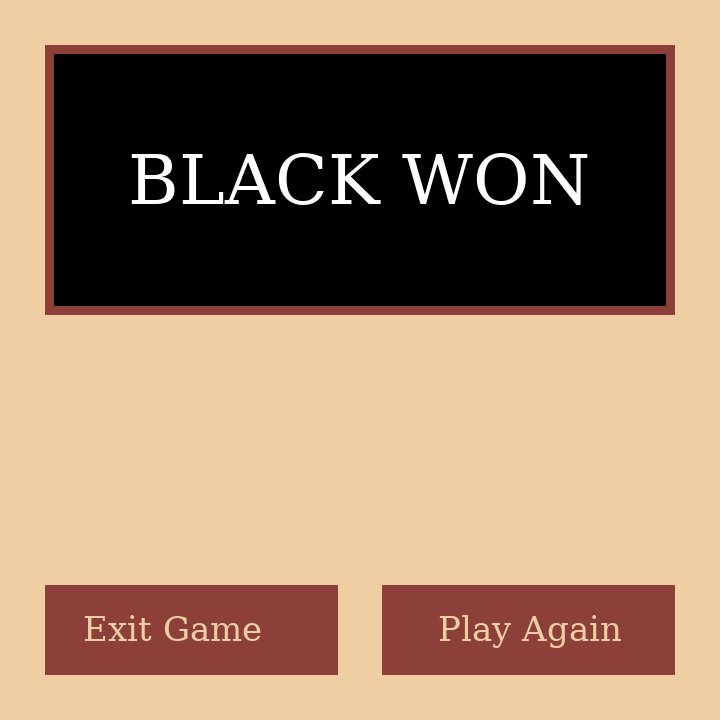
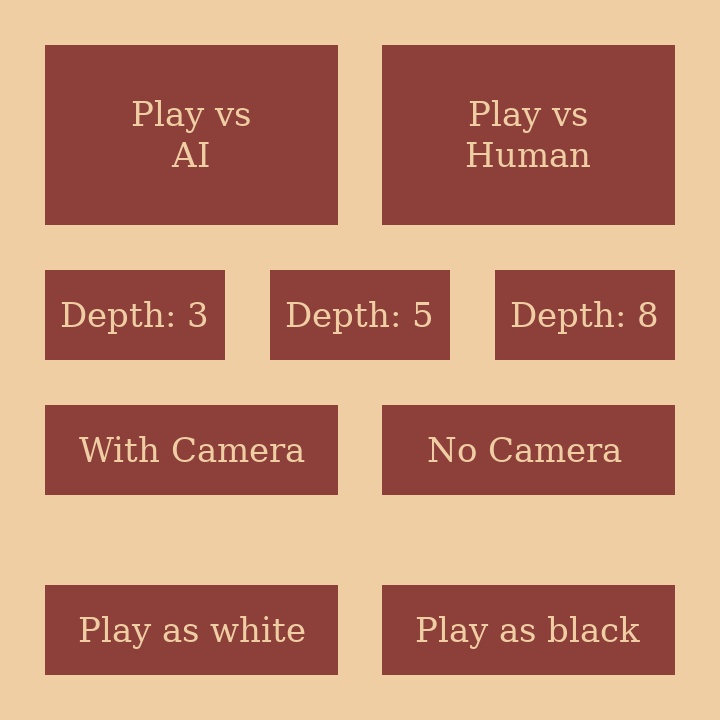
The second (720, 720) image is a revision of the first. Changes to its layers:
showed "No Camera" over <box>428,437,622,462</box>
showed "Human" over <box>466,100,590,167</box>
showed "AI" over <box>132,100,250,167</box>
added layer "Play as black" above "Play as white" over <box>416,616,640,649</box>
added layer "Play as white" above "With Camera" over <box>79,616,305,649</box>
showed "With Camera" over <box>79,436,305,462</box>
showed "mode 2" over <box>382,54,666,225</box>
added layer "play white" above "play black" over <box>79,615,305,649</box>
added layer "play black" above "camera 1" over <box>416,615,640,649</box>
showed "camera 1" over <box>45,405,338,495</box>
showed "Depth: 8" over <box>511,301,657,334</box>
showed "Depth: 3" over <box>61,301,207,334</box>
showed "Depth: 5" over <box>286,301,431,334</box>
showed "camera 2" over <box>382,405,675,495</box>
hid "BLACK WON" over <box>131,153,588,205</box>
hid "Exit Game" over <box>84,615,261,641</box>
hid "Play Again" over <box>439,615,621,648</box>
hid "black won" over <box>45,45,675,315</box>
hid "exit" over <box>79,615,305,649</box>
hid "play again" over <box>416,615,640,649</box>
showed "depth 3" over <box>495,270,675,360</box>
showed "depth 2" over <box>270,270,450,360</box>
showed "depth 1" over <box>45,270,225,360</box>
showed "mode 1" over <box>54,54,338,225</box>
